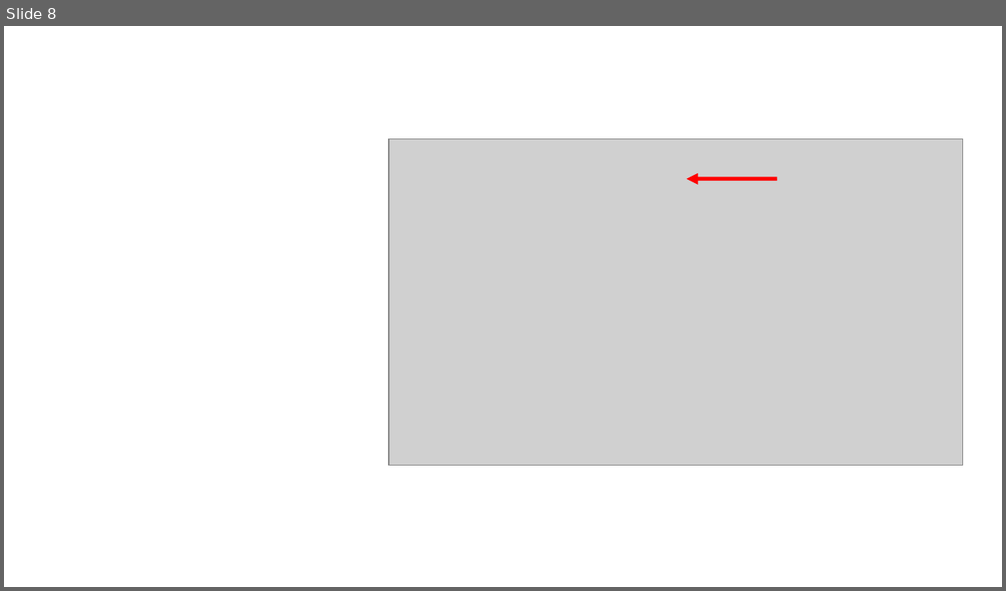
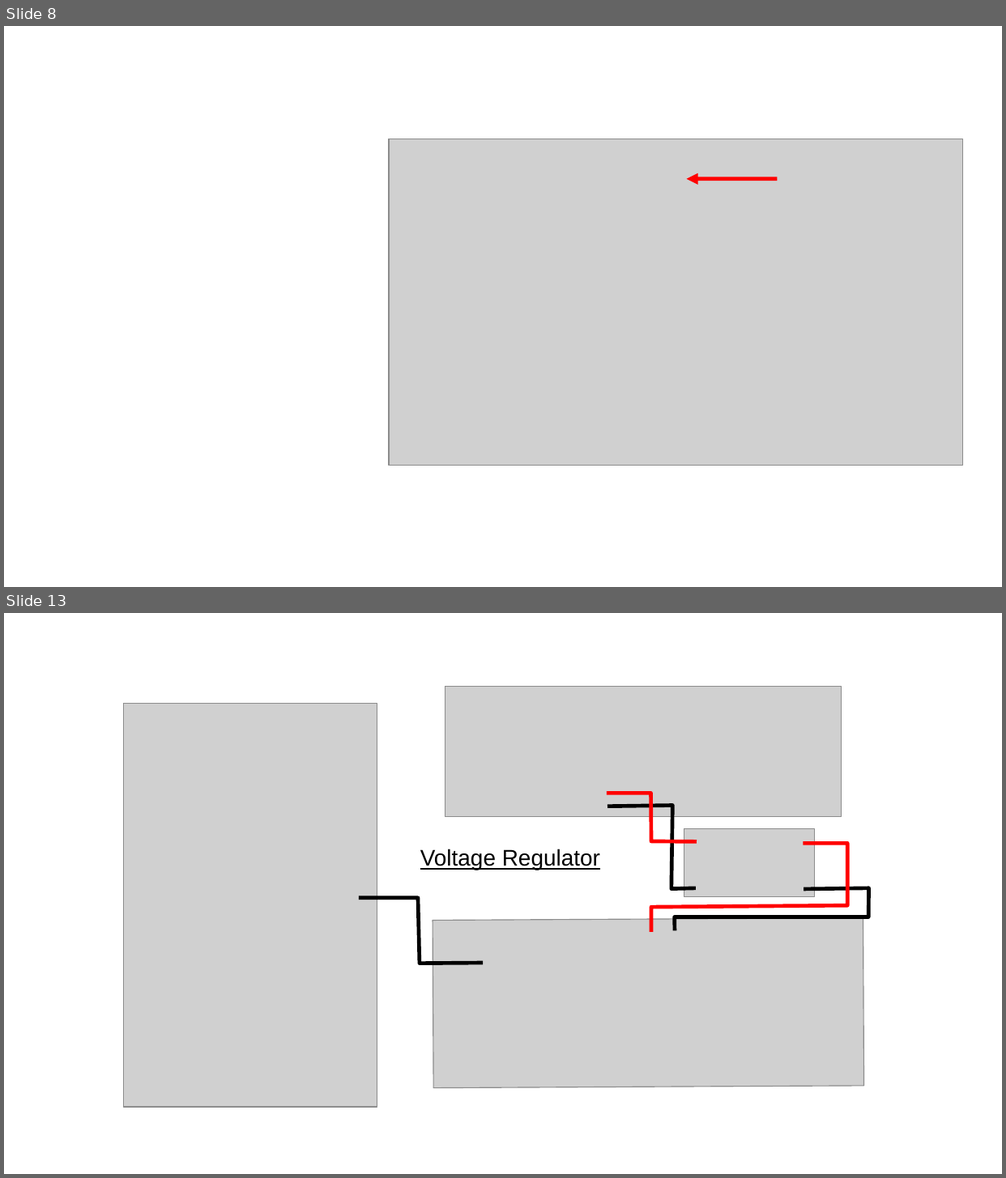
Before and after one commit to QuirkyCort/tutorials, a slide deck: assets/drawings.odp. Shown one above the other, each under a label of ours: slide 8 before the commit, slides 8 and 13 after it; the slides between them are not shown. The pictures are 1006x591 and 1006x1178 pixels, drawn with LibreOffice and Linux fonts; fonts in the diff are those of the drawing; grey boxes stand for pictures. Boxes give left, top, right and bottom in pixels: in the first picture for what was removed or moved away, otherwise in the second. Text is boxed around its words. In the diff, an @@ line names an element or a change of style, - is before the commit and + after.

```diff
--- a/assets/drawings.odp
+++ b/assets/drawings.odp
@@ slide 13 added at <box>4,613,1002,1174</box>, background #FFFFFF @@
@@ picture added at <box>124,704,377,1107</box> @@
@@ picture added at <box>445,687,842,817</box> @@
@@ freeform shape added at <box>607,793,697,842</box>, outline #FF0000 3 pt @@
@@ freeform shape added at <box>608,806,696,889</box>, outline #000000 3 pt @@
@@ picture added at <box>684,829,815,897</box> @@
@@ text added at <box>420,849,600,870</box>, 18 pt, text #000000, underline @@
+Voltage Regulator
@@ freeform shape added at <box>651,843,848,932</box>, outline #FF0000 3 pt @@
@@ freeform shape added at <box>359,898,483,964</box>, outline #000000 3 pt @@
@@ freeform shape added at <box>675,888,870,931</box>, outline #000000 3 pt @@
@@ picture added at <box>432,918,865,1088</box> @@
```
Also in this commit, not shown: 6 other slides added, 48 other files.
